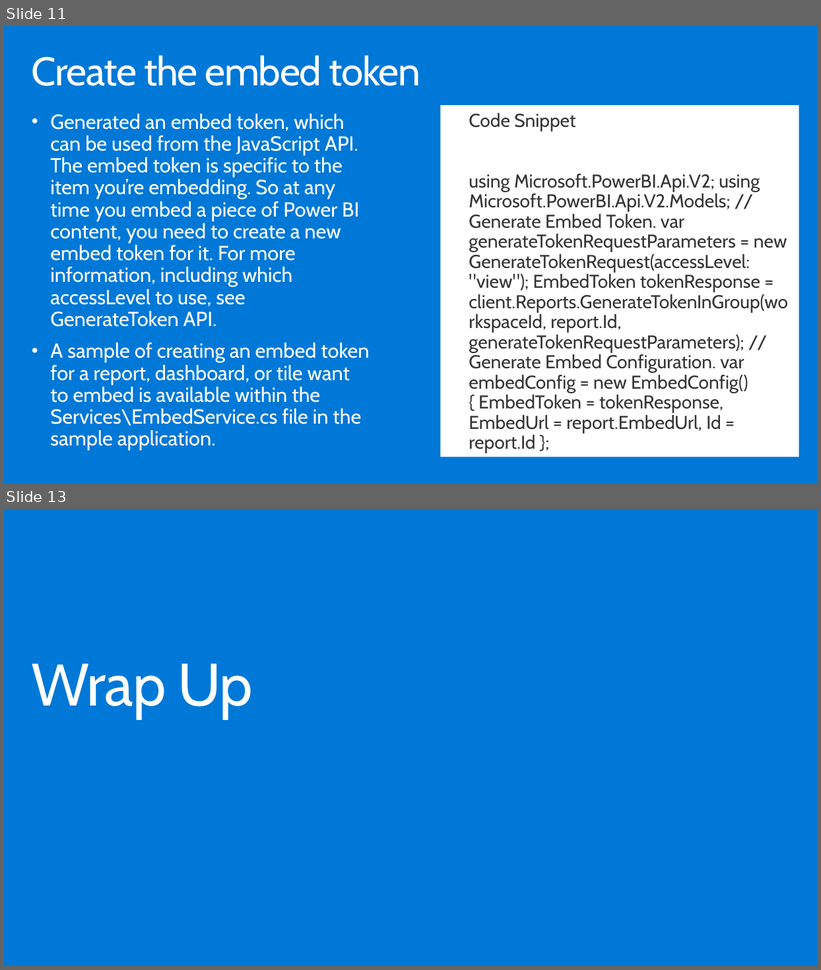
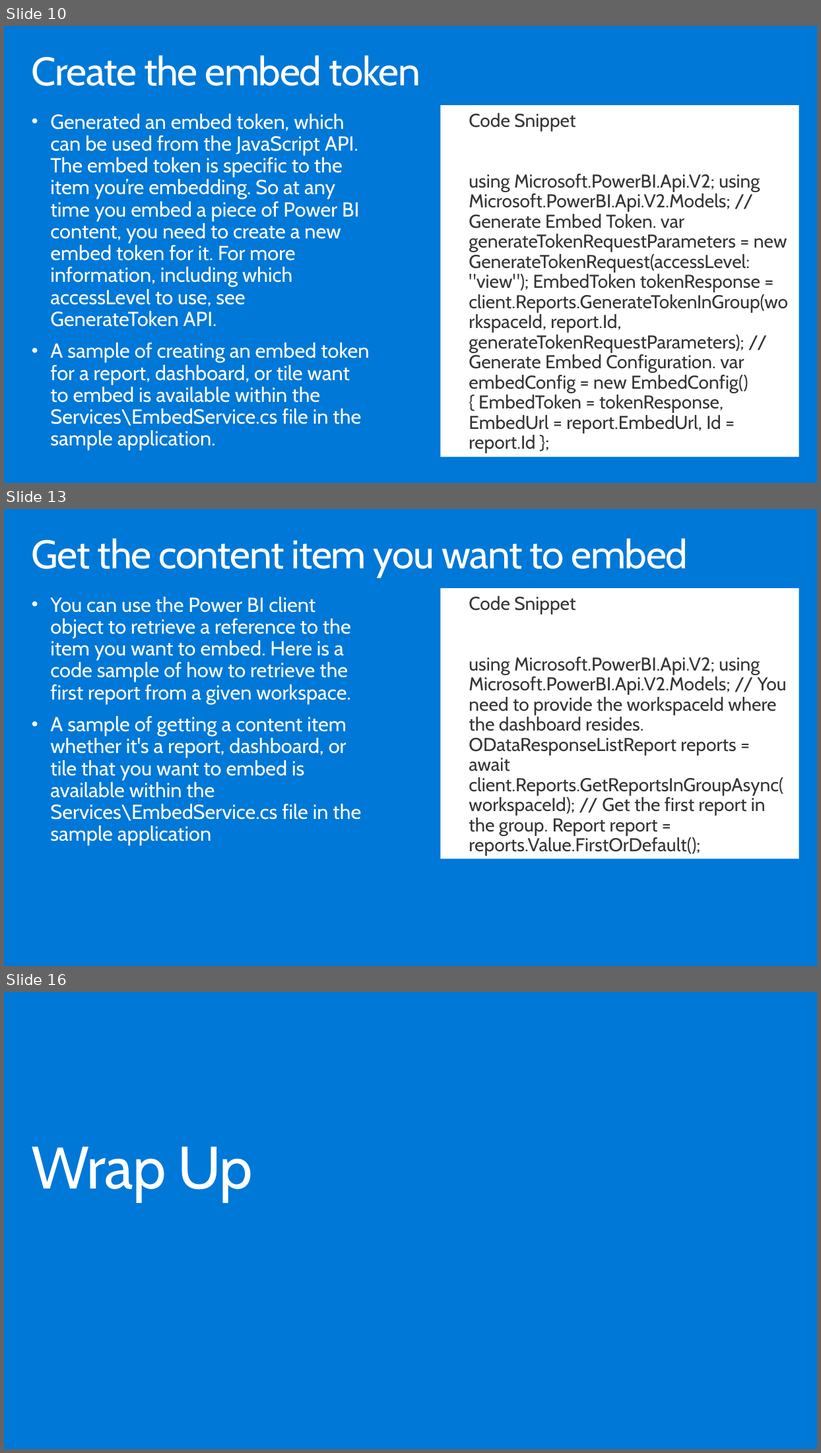
Before and after one commit to hnc198/AzurePowerBI, a slide deck: Hands-on Modules/Embedding/5. Ways to Embed Power BI objects.pptx. Shown one above the other, each under a label of ours: slides 11 and 13 before the commit, slides 10, 13 and 16 after it; the slides between them are not shown. The pictures are 821x970 and 821x1453 pixels, drawn with LibreOffice and Linux fonts; fonts in the diff are those of the drawing. Boxes give left, top, right and bottom in pixels: in the first picture for what was removed or moved away, otherwise in the second. Text is boxed around its words. In the diff, an @@ line names an element or a change of style, - is before the commit and + after.

```diff
--- a/Hands-on Modules/Embedding/5. Ways to Embed Power BI objects.pptx
+++ b/Hands-on Modules/Embedding/5. Ways to Embed Power BI objects.pptx
@@ slide 13 added at bbox=[4, 509, 817, 966], background #0078D7 @@
@@ title added at bbox=[32, 538, 688, 577], 47 pt, text #FFFFFF @@
+Get the content item you want to embed
@@ text added at bbox=[50, 597, 361, 846], 24 pt, text #FFFFFF @@
+• You can use the Power BI client object to retrieve a reference to the item you want to embed. Here is a code sample of how to retrieve the first report from a given workspace.
+• A sample of getting a content item whether it's a report, dashboard, or tile that you want to embed is available within the Services\EmbedService.cs file in the sample application
@@ text added at bbox=[441, 588, 799, 865], fill #FFFFFF, 22 pt, text #353535 @@
+• Code Snippet
+• using Microsoft.PowerBI.Api.V2; using Microsoft.PowerBI.Api.V2.Models; // You need to provide the workspaceId where the dashboard resides. ODataResponseListReport reports = await client.Reports.GetReportsInGroupAsync(workspaceId); // Get the first report in the group. Report report = reports.Value.FirstOrDefault();
@@ what was slide 11 is now slide 10 @@
@@ what was slide 13 is now slide 16 @@
```
Also in this commit, not shown: 5 slides changed, 2 other slides added, 4 other files.
